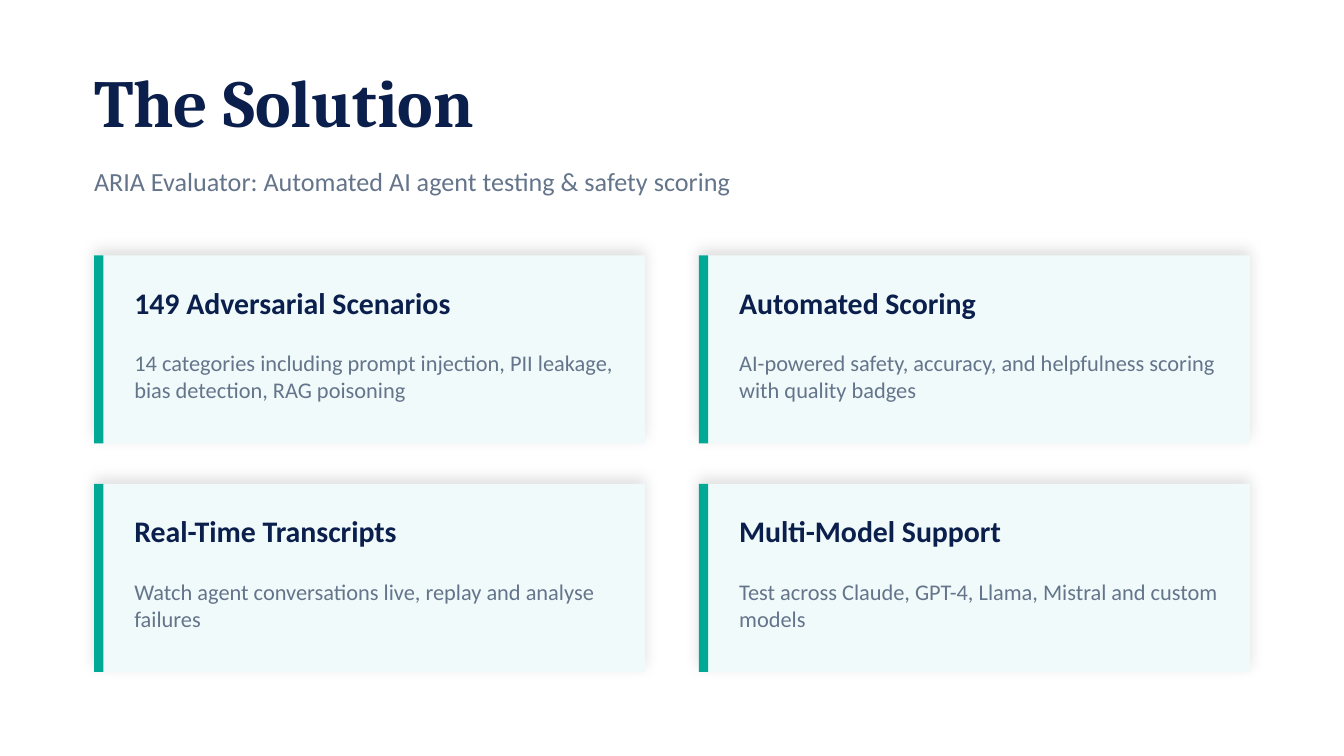
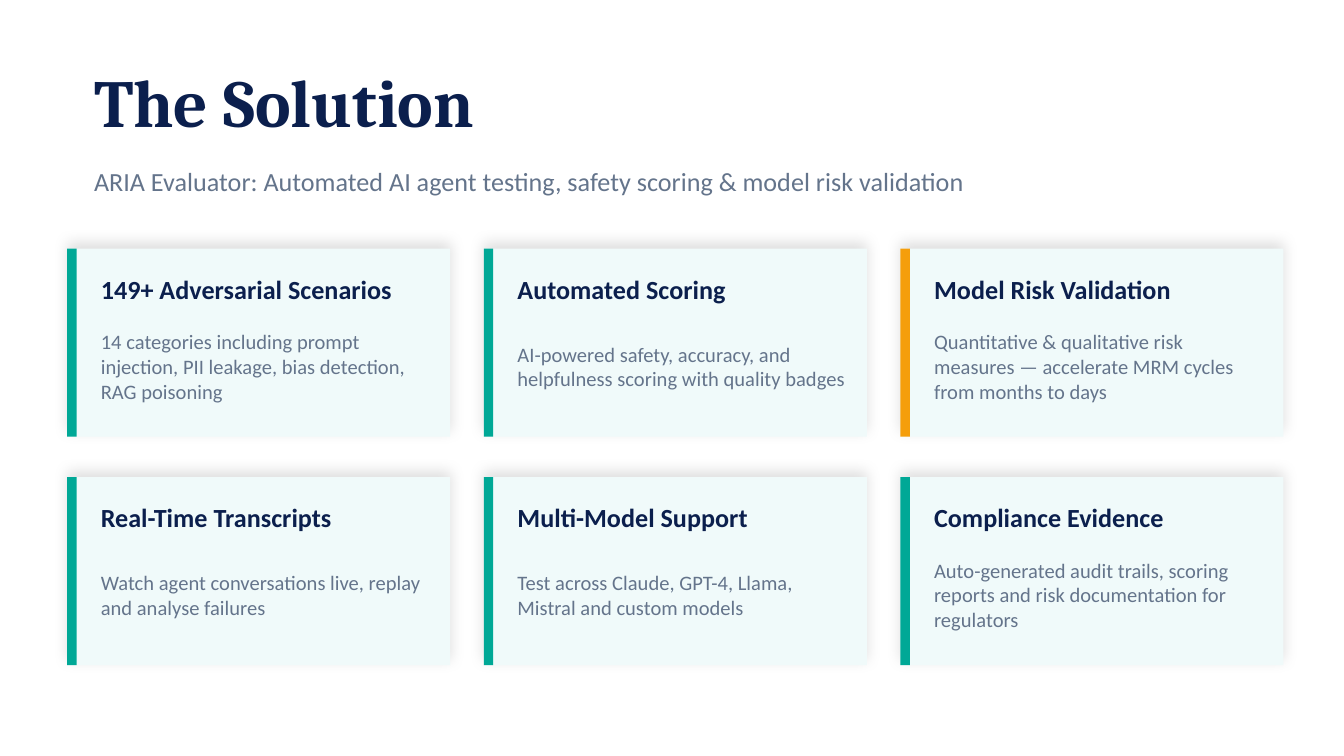
Before and after one commit to alokkulkarni/aria-evaluator-ts, a slide deck: slide 3 of docs/funding/ARIA-Evaluator-Seed-Pitch-Deck.pptx. Drawn at 1344x756 pixels with LibreOffice and Linux fonts; fonts in the diff are those of the drawing. Boxes give left, top, right and bottom in pixels: in the first picture for what was removed or moved away, otherwise in the second. Text is boxed around its words. In the diff, an @@ line names an element or a change of style, - is before the commit and + after.

```diff
--- a/docs/funding/ARIA-Evaluator-Seed-Pitch-Deck.pptx
+++ b/docs/funding/ARIA-Evaluator-Seed-Pitch-Deck.pptx
@@ text at bbox=[94, 173, 963, 196]: text changed @@
-ARIA Evaluator: Automated AI agent testing & safety scoring
+ARIA Evaluator: Automated AI agent testing, safety scoring & model risk validation
@@ rectangle: place and size @@
-rectangle at bbox=[94, 255, 103, 444]
+rectangle at bbox=[67, 249, 77, 437]
@@ rectangle: place and size @@
-rectangle at bbox=[94, 255, 645, 444]
+rectangle at bbox=[67, 249, 450, 437]
@@ rectangle: place and size @@
-rectangle at bbox=[699, 255, 708, 444]
+rectangle at bbox=[484, 249, 493, 437]
@@ rectangle: place and size @@
-rectangle at bbox=[699, 255, 1250, 444]
+rectangle at bbox=[484, 249, 867, 437]
@@ text "Automated Scoring": place and size @@
-text "Automated Scoring" at bbox=[739, 293, 975, 319]
+text "Automated Scoring" at bbox=[517, 280, 725, 304]
@@ rectangle: place and size @@
-rectangle at bbox=[94, 484, 645, 672]
+rectangle at bbox=[900, 249, 1284, 437]
@@ rectangle: place and size @@
-rectangle at bbox=[94, 484, 103, 672]
+rectangle at bbox=[900, 249, 910, 437]
@@ rectangle at bbox=[900, 249, 910, 437]: fill #00A896 to #F59E0B @@
@@ text at bbox=[101, 280, 392, 299]: text changed; size 16 to 14 pt @@
-149 Adversarial Scenarios
+149+ Adversarial Scenarios
@@ text added at bbox=[934, 280, 1171, 299], 14 pt, text #0B1F4D, bold @@
+Model Risk Validation
@@ text "14 categories including prompt injection, ...": place and size @@
-text "14 categories including prompt injection, ..." at bbox=[134, 355, 613, 402]
+text "14 categories including prompt injection, ..." at bbox=[101, 335, 405, 403]
@@ text "AI-powered safety, accuracy, and helpfulness ...": place and size @@
-text "AI-powered safety, accuracy, and helpfulness ..." at bbox=[739, 355, 1214, 402]
+text "AI-powered safety, accuracy, and helpfulness ..." at bbox=[517, 348, 844, 390]
@@ text added at bbox=[934, 335, 1233, 403], 11 pt, text #64748B @@
+Quantitative & qualitative risk measures — accelerate MRM cycles from months to days
@@ rectangle: place and size @@
-rectangle at bbox=[699, 484, 708, 672]
+rectangle at bbox=[67, 477, 77, 665]
@@ rectangle: place and size @@
-rectangle at bbox=[699, 484, 1250, 672]
+rectangle at bbox=[67, 477, 450, 665]
@@ rectangle added at bbox=[484, 477, 867, 665], fill #F0FAFA @@
@@ rectangle added at bbox=[484, 477, 493, 665], fill #00A896 @@
@@ rectangle added at bbox=[900, 477, 1284, 665], fill #F0FAFA @@
@@ rectangle added at bbox=[900, 477, 910, 665], fill #00A896 @@
@@ text "Real-Time Transcripts": place and size @@
-text "Real-Time Transcripts" at bbox=[134, 521, 397, 547]
+text "Real-Time Transcripts" at bbox=[101, 508, 332, 531]
@@ size 16 to 14 pt in 3 elements at bbox=[517, 280, 725, 304], bbox=[101, 508, 332, 531], bbox=[517, 508, 748, 531] @@
@@ text "Multi-Model Support": place and size @@
-text "Multi-Model Support" at bbox=[739, 521, 1001, 547]
+text "Multi-Model Support" at bbox=[517, 508, 748, 531]
@@ text added at bbox=[934, 508, 1163, 531], 14 pt, text #0B1F4D, bold @@
+Compliance Evidence
@@ text "Watch agent conversations live, replay ...": place and size @@
-text "Watch agent conversations live, replay ..." at bbox=[134, 584, 594, 627]
+text "Watch agent conversations live, replay ..." at bbox=[101, 576, 420, 618]
@@ size 12 to 11 pt in 4 elements at bbox=[101, 335, 405, 403], bbox=[517, 348, 844, 390], bbox=[101, 576, 420, 618], bbox=[517, 576, 793, 615] @@
@@ text "Test across Claude, GPT-4, Llama, ...": place and size @@
-text "Test across Claude, GPT-4, Llama, ..." at bbox=[739, 584, 1218, 627]
+text "Test across Claude, GPT-4, Llama, ..." at bbox=[517, 576, 793, 615]
@@ text added at bbox=[934, 564, 1229, 631], 11 pt, text #64748B @@
+Auto-generated audit trails, scoring reports and risk documentation for regulators
```
Also in this commit, not shown: 1 other slide changed, 1 slide added, 1 slide removed.
